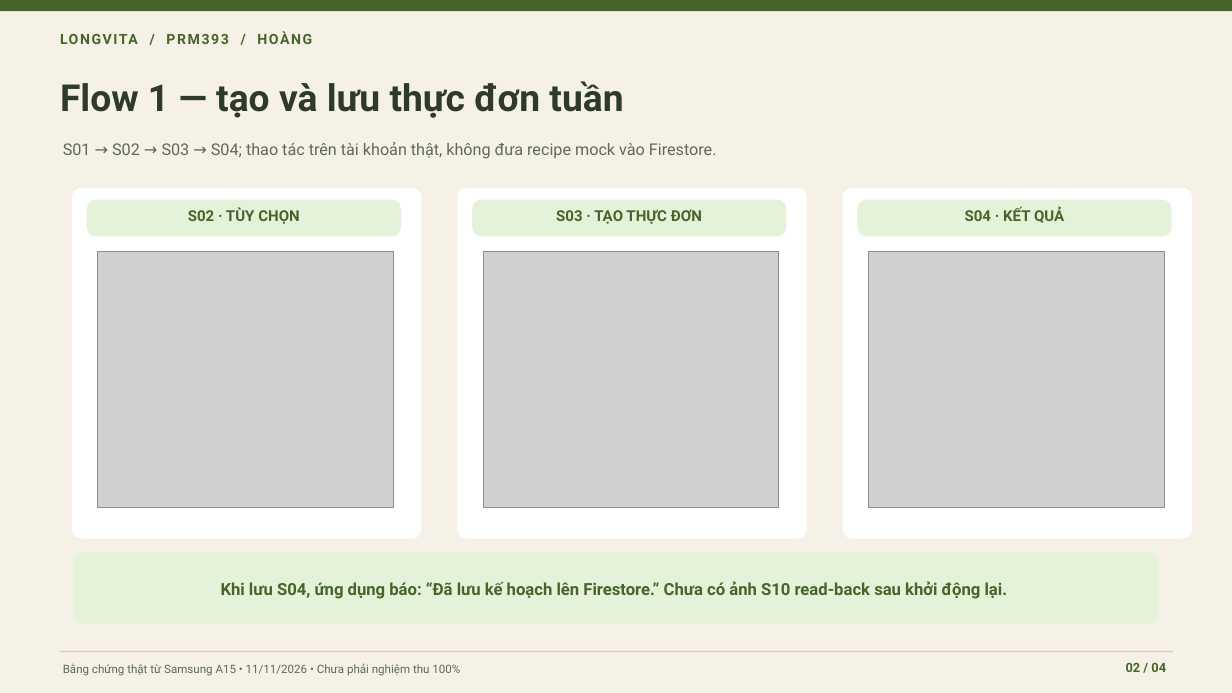
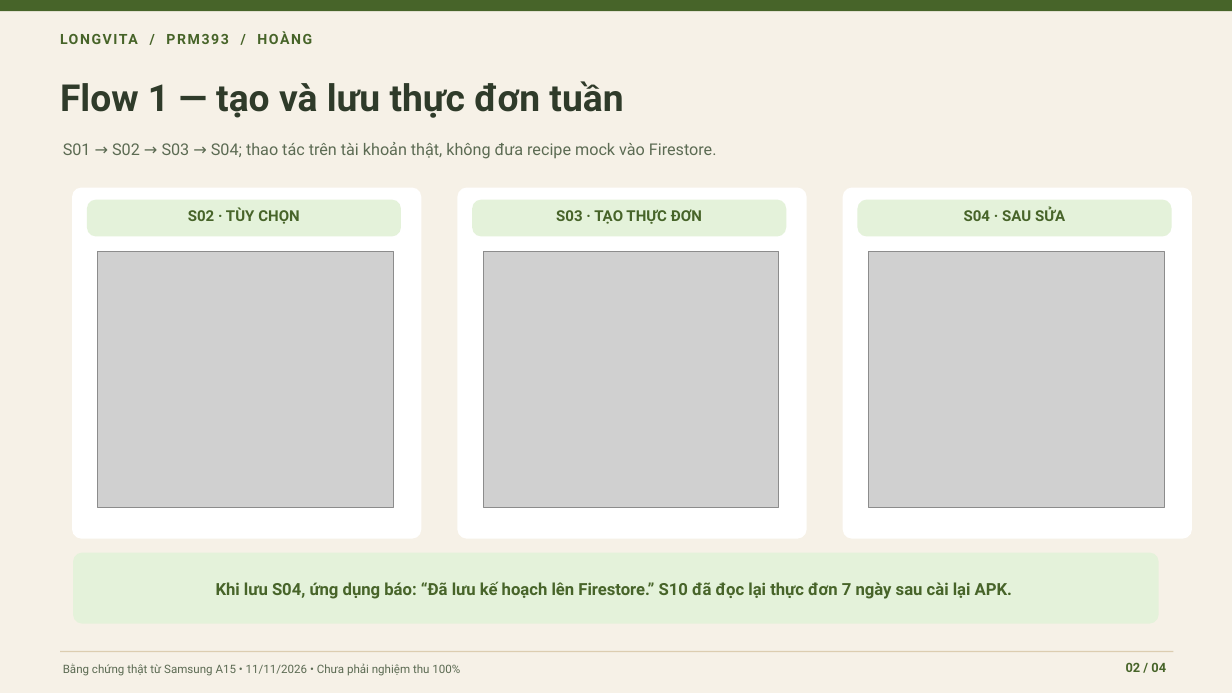
Before and after one commit to ruxenb/LongvitaRC, a slide deck: slide 2 of slides/Longvita_Hoang_4_Slides_Verified_20261111.pptx. Drawn at 1232x693 pixels with LibreOffice and Linux fonts; fonts in the diff are those of the drawing; grey boxes stand for pictures. Boxes give left, top, right and bottom in pixels: in the first picture for what was removed or moved away, otherwise in the second. Text is boxed around its words. In the diff, an @@ line names an element or a change of style, - is before the commit and + after.

```diff
--- a/slides/Longvita_Hoang_4_Slides_Verified_20261111.pptx
+++ b/slides/Longvita_Hoang_4_Slides_Verified_20261111.pptx
@@ text at (964, 208, 1065, 221): text changed @@
-S04 · KẾT QUẢ
+S04 · SAU SỬA
@@ text at (216, 581, 1012, 599): text changed @@
-Khi lưu S04, ứng dụng báo: “Đã lưu kế hoạch lên Firestore.” Chưa có ảnh S10 read-back sau khởi động lại.
+Khi lưu S04, ứng dụng báo: “Đã lưu kế hoạch lên Firestore.” S10 đã đọc lại thực đơn 7 ngày sau cài lại APK.
```
Also in this commit, not shown: 1 other slide changed, 20 other files.
